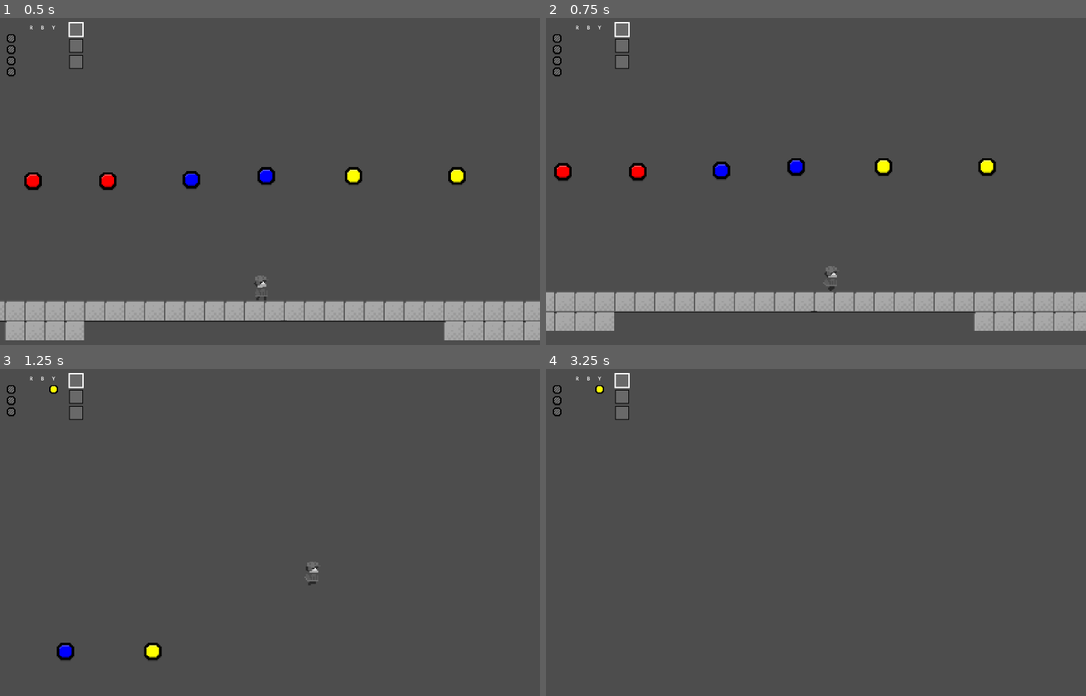
Above: before the commit, frames 1-4 (two rows, left to right).
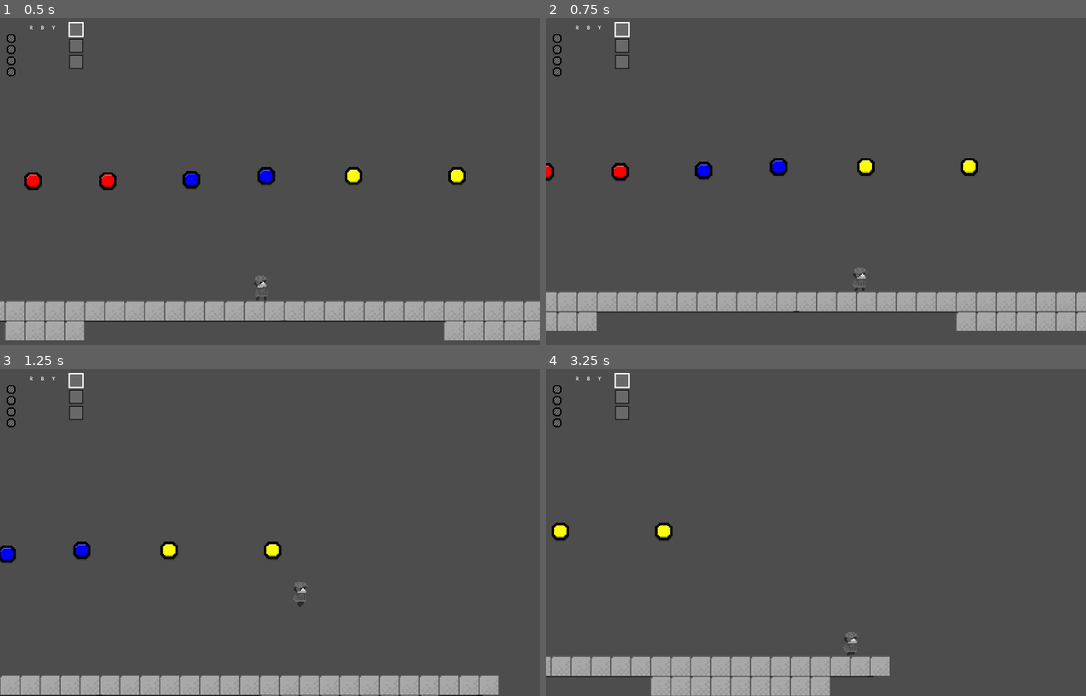
Above: after the commit, the same moments.

Repository: HimeWoo/untitled-paint-game
Game: Godot game, scene res://scenes/item_test.tscn
Two runs of this game, one before a commit and one after it. Both use one fixed random seed, a clock stepped at 60 frames per second and the inputs below.
Inputs (mouse positions are in pixels of both pictures, inside the frame that each line leads up to):
- Up to frame 1 (0.5 s): no input
- Up to frame 2 (0.75 s): tap Enter (queue_confirm) at 0.5 s; move the mouse to (934, 165) at 0.52 s; hold D (move_right) from 0.53 s (still down); tap M (dash, bound only after the commit) at 0.6 s; click (934, 165) at 0.67 s
- Up to frame 3 (1.25 s): keep holding D (move_right); tap Space (jump) at 0.77, 1.07 s; tap Shift (dash, bound only before the commit) at 0.8 s
- Up to frame 4 (3.25 s): move the mouse to (708, 548) at 1.27 s; tap Shift (dash, bound only before the commit) at 1.35, 3.05 s; tap Space (jump) at 1.52, 1.55, 1.82, 2.1, 3.02 s; move the mouse to (870, 460) at 2.02 s; release D (move_right) at 2.03 s; hold A (move_left) 2.03-2.78 s; tap M (dash, bound only after the commit) at 2.3, 2.85 s; move the mouse to (789, 597) at 2.77 s; hold D (move_right) from 2.78 s (still down); click (789, 597) at 2.92 s

Frame 1 is identical in both runs. In frame 2, 3.5% of the frame differs, in the area x 0-99%, y 42-96%; in frame 3, 6.4%, in the area x 0-93%, y 4-100%; in frame 4, 5.9%.

Commit message:
add: dash animation + fix jump to be like hollow knight

Diff:
--- a/untitled-paint-game/project.godot
+++ b/untitled-paint-game/project.godot
@@ -28,7 +28,7 @@
 
 dash={
 "deadzone": 0.2,
-"events": [Object(InputEventKey,"resource_local_to_scene":fa …(140 unchanged characters)… d":false,"keycode":0,"physical_keycode":4194325,"key_label":0,"unicode":0,"location":0,"echo":false,"script":null)
+"events": [Object(InputEventKey,"resource_local_to_scene":fa …(140 unchanged characters)… d":false,"keycode":0,"physical_keycode":77,"key_label":0,"unicode":109,"location":0,"echo":false,"script":null)
 ]
 }
 jump={
@@ -38,7 +38,7 @@
 }
 melee_attack={
 "deadzone": 0.2,
-"events": [Object(InputEventKey,"resource_local_to_scene":fa …(141 unchanged characters)… ":false,"keycode":0,"physical_keycode":74,"key_label":0,"unicode":106,"location":0,"echo":false,"script":null)
+"events": [Object(InputEventKey,"resource_local_to_scene":fa …(141 unchanged characters)… ":false,"keycode":0,"physical_keycode":75,"key_label":0,"unicode":107,"location":0,"echo":false,"script":null)
 ]
 }
 shoot={
--- a/untitled-paint-game/scenes/player.tscn
+++ b/untitled-paint-game/scenes/player.tscn
@@ -102,9 +102,9 @@
 "duration": 1.0,
 "texture": ExtResource("2_qlg0r")
 }],
-"loop": true,
+"loop": false,
 "name": &"dash",
-"speed": 3.0
+"speed": 12.0
 }, {
 "frames": [{
 "duration": 1.0,
@@ -144,7 +144,7 @@
 }],
 "loop": true,
 "name": &"slash_down",
-"speed": 9.0
+"speed": 11.0
 }, {
 "frames": [{
 "duration": 1.0,
@@ -161,7 +161,7 @@
 }],
 "loop": true,
 "name": &"slash_side",
-"speed": 9.0
+"speed": 11.0
 }, {
 "frames": [{
 "duration": 1.0,
@@ -178,7 +178,7 @@
 }],
 "loop": true,
 "name": &"slash_up",
-"speed": 9.0
+"speed": 11.0
 }, {
 "frames": [{
 "duration": 1.0,
@@ -208,9 +208,9 @@
 
 [node name="AnimatedSprite2D" type="AnimatedSprite2D" parent="."]
 sprite_frames = SubResource("SpriteFrames_a8ls1")
-animation = &"slash_down"
+animation = &"dash"
 autoplay = "idle"
-frame_progress = 0.04223641
+frame_progress = 1.0
 
 [node name="CollisionShape2D" type="CollisionShape2D" parent="."]
 position = Vector2(-0.5, 0)
--- a/untitled-paint-game/scripts/player.gd
+++ b/untitled-paint-game/scripts/player.gd
@@ -24,9 +24,10 @@
 var dash_direction = 0
 var horizontal_momentum = 0.0
 var dash_decel_timer = 0.0
+var last_jump_was_double := false
 
 # ---------- MELEE ATTACK VARIABLES ---------
-const ATTACK_COOLDOWN = 0.4
+const ATTACK_COOLDOWN = 0.2
 var is_attacking = false
 var can_attack = true
 var inventory: Inventory = Inventory.new()
@@ -185,15 +186,20 @@
 		velocity += get_gravity() * delta
 	elif is_on_floor():
 		jumps_left = 1
+		last_jump_was_double = false
 
 	if Input.is_action_just_pressed("jump"):
 		if is_on_floor():
 			velocity.y = current_jump_velocity
+			last_jump_was_double = false
 		elif jumps_left > 0:
 			velocity.y = current_jump_velocity
 			jumps_left -= 1
+			last_jump_was_double = true
 		else:
 			pass
+	elif Input.is_action_just_released("jump") and velocity.y < 0 and not last_jump_was_double:
+		velocity.y = 0
 
 	if Input.is_action_just_pressed("dash") and dash_cooldown_timer <= 0.0 and not is_dashing:
 
@@ -207,11 +213,7 @@
 		perform_slash()
 
 	if is_dashing:
-		dash_timer -= delta
-		# Using the MODIFIED variable
 		horizontal_momentum = dash_direction * current_dash_speed
-		if dash_timer <= 0:
-			end_dash()
 	else:
 		var left := Input.is_action_pressed("move_left")
 		var right := Input.is_action_pressed("move_right")
@@ -260,23 +262,24 @@
 
 	move_and_slide()
 
-func start_dash() -> void:
+func start_dash():
+	is_dashing = true
+	dash_timer = DASH_TIME # Optional: Keep this if you want to track time for other things
+
+	# 1. Play animation
 	sprite.play("dash")
-	# Stretch the dash animation to the whole dash window
-	var frames := sprite.sprite_frames
-	if frames and frames.has_animation("dash"):
-		var frame_count := frames.get_frame_count("dash")
-		var anim_fps := frames.get_animation_speed("dash")
-		if frame_count > 0 and anim_fps > 0.0:
-			var desired_fps := float(frame_count) / DASH_TIME
-			sprite.speed_scale = desired_fps / anim_fps
-	is_dashing = true
-	dash_timer = DASH_TIME
-	dash_cooldown_timer = DASH_COOLDOWN
+
+	# 2. Set the momentum (Use horizontal_momentum, NOT velocity.x directly)
+	horizontal_momentum = DASH_SPEED * dash_direction
+
+	# 3. Wait for animation to finish
+	await sprite.animation_finished
+
+	# 4. Cleanup
+	end_dash()
 
 func end_dash() -> void:
 	is_dashing = false
-	sprite.speed_scale = default_speed_scale
 	dash_decel_timer = DASH_DECEL_DURATION
 
 func perform_slash() -> void:
@@ -308,9 +311,19 @@
 func _update_animation() -> void:
 	if sprite == null:
 		return
+	if is_dashing:
+		return
 	sprite.flip_h = facing_dir < 0
 	if is_attacking:
 		return
+
+	# Reset speed_scale when changing away from dash
+	if sprite.animation == "dash" and not is_dashing:
+		# Wait for dash animation to finish before switching
+		if sprite.frame < sprite.sprite_frames.get_frame_count("dash") - 1:
+			return
+		sprite.speed_scale = default_speed_scale
+
 	var is_moving: bool = abs(velocity.x) > 5.0
 	var target_anim := "walk" if is_moving else "idle"
 	if sprite.animation != target_anim:
